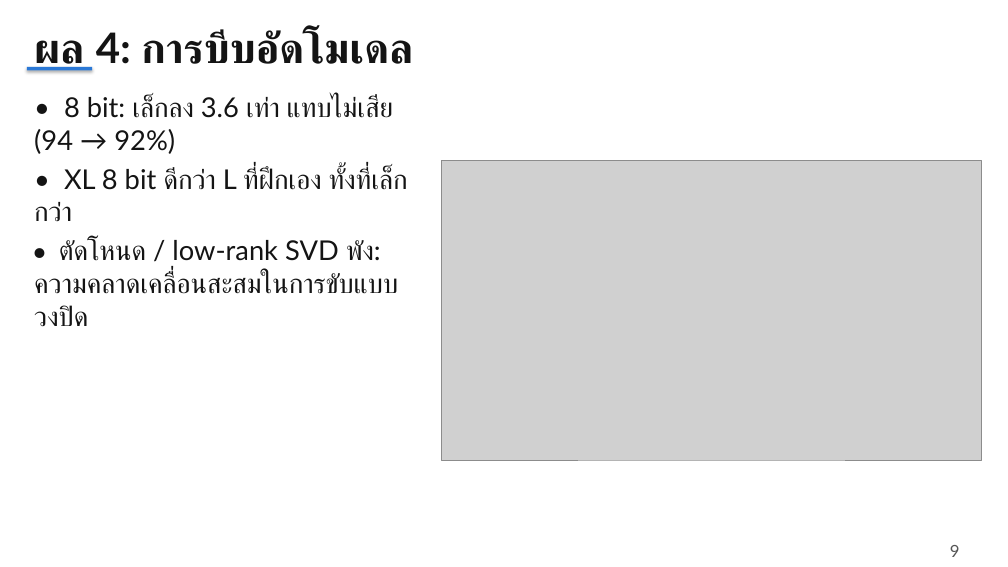
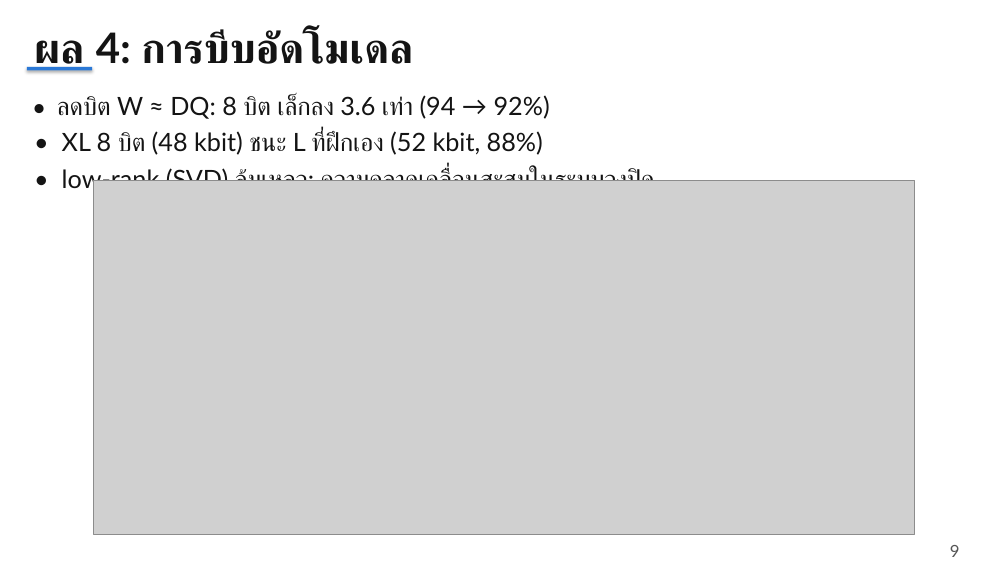
Before and after one commit to laplacian-n/nn-driving-linear-algebra, a slide deck: slide 9 of presentation/slides.pptx. Drawn at 1008x567 pixels with LibreOffice and Linux fonts; fonts in the diff are those of the drawing; grey boxes stand for pictures. Boxes give left, top, right and bottom in pixels: in the first picture for what was removed or moved away, otherwise in the second. Text is boxed around its words. In the diff, an @@ line names an element or a change of style, - is before the commit and + after.

Commit message:
Compression: one clear chart (8-bit XL vs L trained from scratch, low-rank fails); trim report section; slide updated

```diff
--- a/presentation/slides.pptx
+++ b/presentation/slides.pptx
@@ text at box(57, 95, 654, 192): text changed; size 26 to 24 pt @@
-• 8 bit: เล็กลง 3.6 เท่า แทบไม่เสีย (94 → 92%)
-• XL 8 bit ดีกว่า L ที่ฝึกเอง ทั้งที่เล็กกว่า
-• ตัดโหนด / low-rank SVD พัง: ความคลาดเคลื่อนสะสมในการขับแบบวงปิด
+• ลดบิต W ≈ DQ: 8 บิต เล็กลง 3.6 เท่า (94 → 92%)
+• XL 8 บิต (48 kbit) ชนะ L ที่ฝึกเอง (52 kbit, 88%)
+• low-rank (SVD) ล้มเหลว: ความคลาดเคลื่อนสะสมในระบบวงปิด
@@ picture: place and size @@
-picture at box(442, 160, 982, 460)
+picture at box(93, 180, 915, 535)
```
Also in this commit, not shown: 5 other files.
